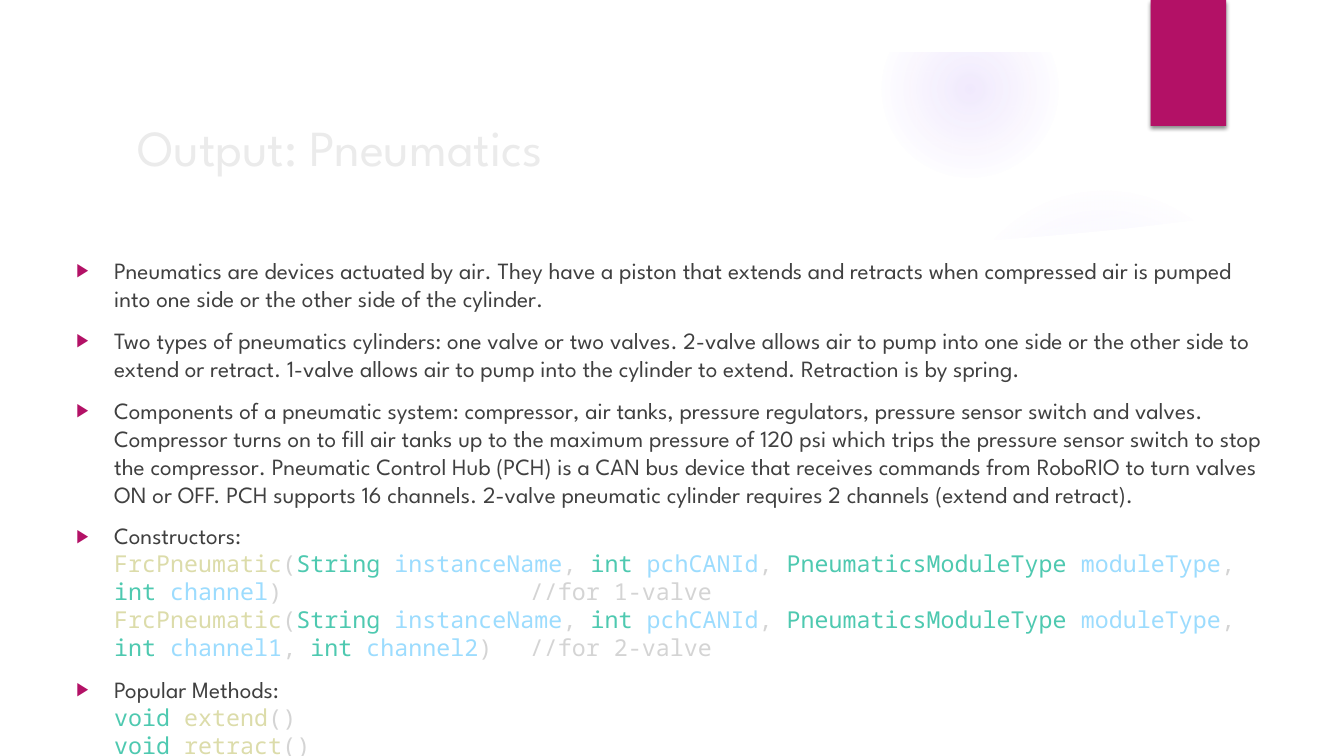
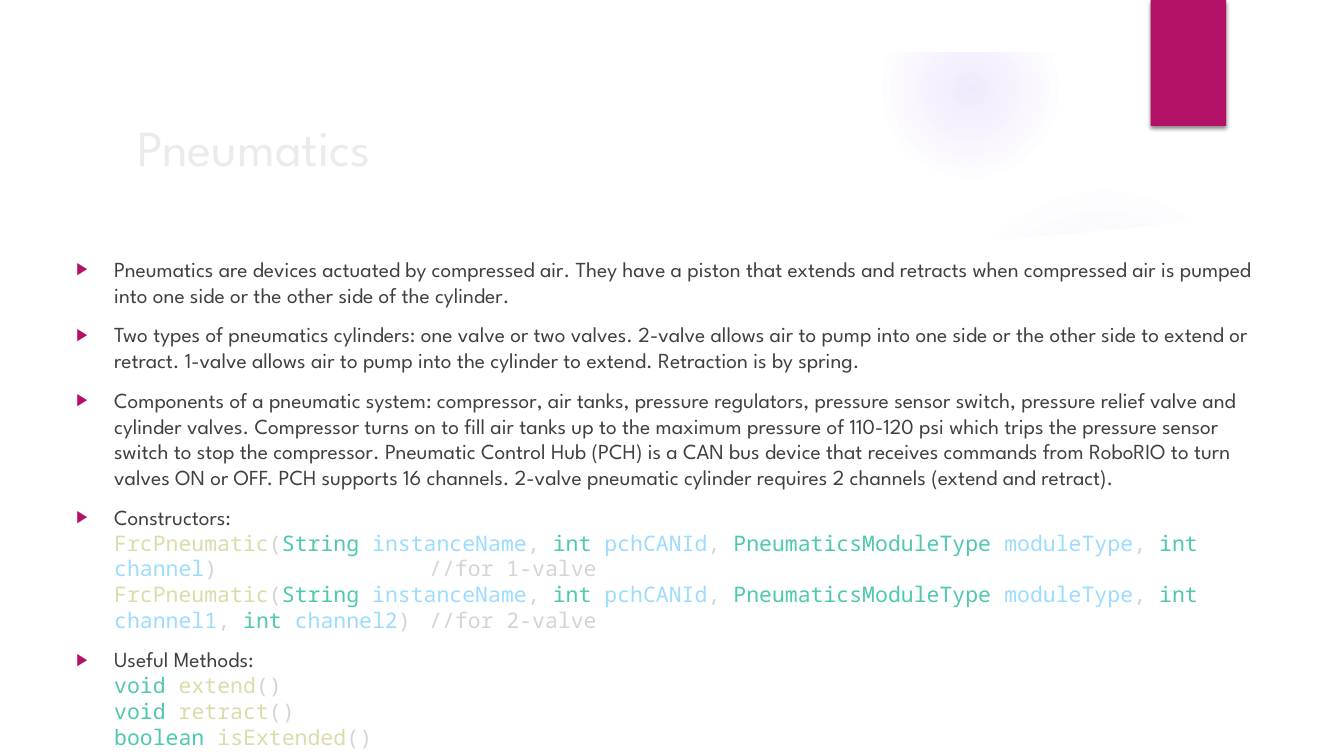
Before and after one commit to trc492/FrcProgrammingClass, a slide deck: slide 24 of Lesson2/BasicRobotComponents.pptx (slide 22 before the commit). Drawn at 1344x756 pixels with LibreOffice and Linux fonts; fonts in the diff are those of the drawing; background and template pictures are left out. Boxes give left, top, right and bottom in pixels: in the first picture for what was removed or moved away, otherwise in the second. Text is boxed around its words. In the diff, an @@ line names an element or a change of style, - is before the commit and + after.

```diff
--- a/Lesson2/BasicRobotComponents.pptx
+++ b/Lesson2/BasicRobotComponents.pptx
@@ title at bbox=[127, 107, 1093, 185]: text changed @@
-Output: Pneumatics
+Pneumatics
@@ text at bbox=[114, 262, 1251, 308]: text changed; size 16.6 to 15.3 pt @@
-▶ Pneumatics are devices actuated by air. They have a piston that extends and retracts when compressed air is pumped into one side or the other side of the cylinder.
+▶ Pneumatics are devices actuated by compressed air. They have a piston that extends and retracts when compressed air is pumped into one side or the other side of the cylinder.
@@ text at bbox=[114, 327, 1247, 631]: size 16.6 to 15.3 pt in "Two types of pneumatics cylinders: one valve ...", "Constructors: FrcPneumatic(String instanceName, int pchCANId ..." @@
@@ text at bbox=[114, 393, 1235, 490]: text changed; size 16.6 to 15.3 pt @@
-▶ Components of a pneumatic system: compressor, air tanks, pressure regulators, pressure sensor switch and valves. Compressor turns on to fill air tanks up to the maximum pressure of 120 psi which trips the pressure sensor switch to stop the compressor. Pneumatic Control Hub (PCH) is a CAN bus device that receives commands from RoboRIO to turn valves ON or OFF. PCH supports 16 channels. 2-valve pneumatic cylinder requires 2 channels (extend and retract).
+▶ Components of a pneumatic system: compressor, air tanks, pressure regulators, pressure sensor switch, pressure relief valve and cylinder valves. Compressor turns on to fill air tanks up to the maximum pressure of 110-120 psi which trips the pressure sensor switch to stop the compressor. Pneumatic Control Hub (PCH) is a CAN bus device that receives commands from RoboRIO to turn valves ON or OFF. PCH supports 16 channels. 2-valve pneumatic cylinder requires 2 channels (extend and retract).
@@ text at bbox=[114, 652, 372, 748]: text changed; size 16.6 to 15.3 pt; text colour #404040 to #DCDCAA @@
-▶ Popular Methods:
-  void extend()
-  void retract()
+▶ Useful Methods:
+  void extend()
+  void retract()
+  boolean isExtended()
```
Also in this commit, not shown: 19 other slides changed, 12 slides added, 25 other files.
